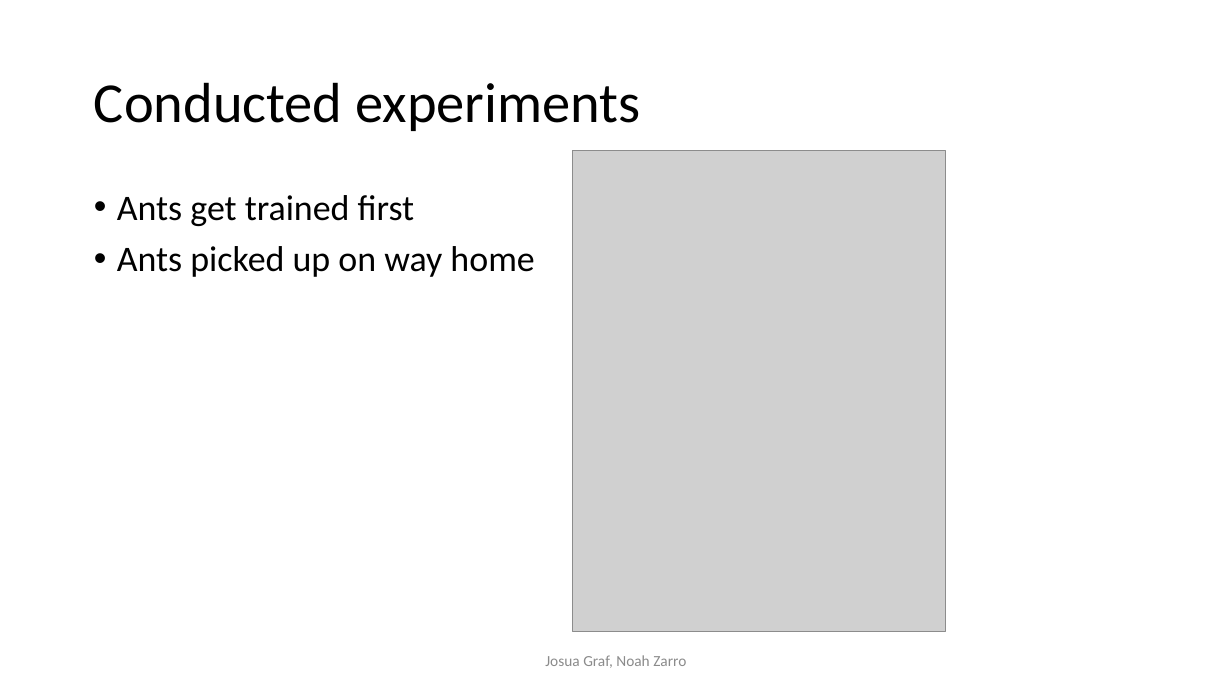
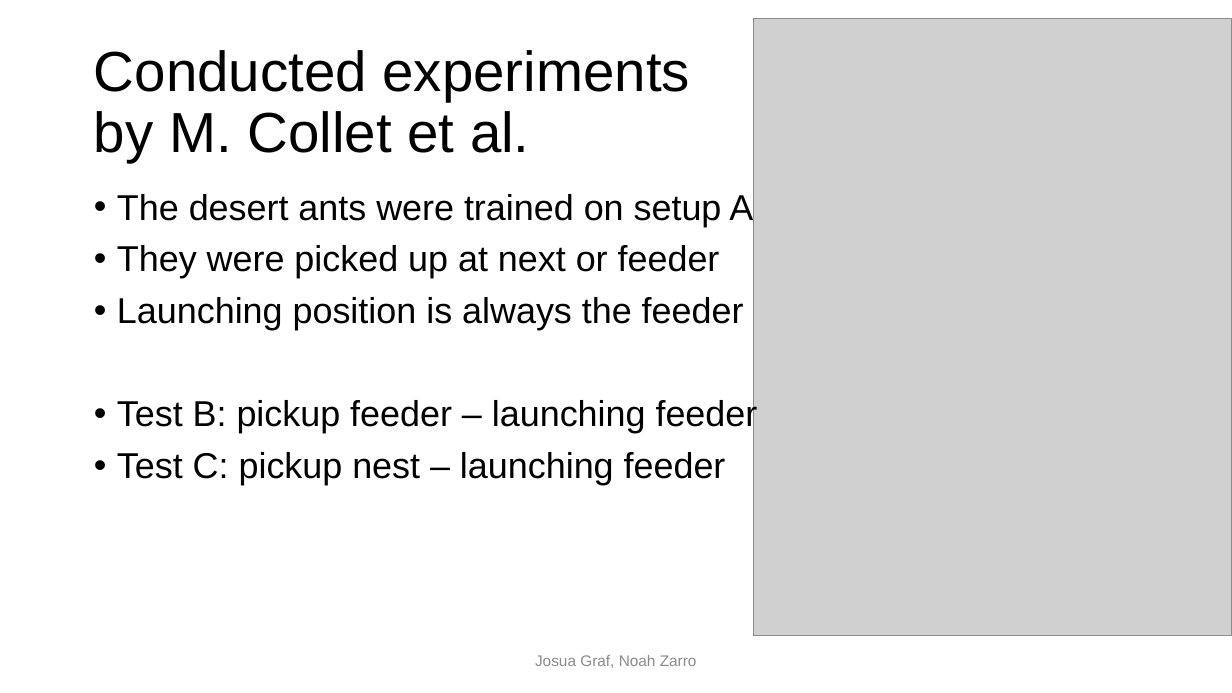
Before and after one commit to noahzarro/project_template, a slide deck: slide 5 of final_presentation/Back to home in desert.pptx (slide 4 before the commit). Drawn at 1232x693 pixels with LibreOffice and Linux fonts; fonts in the diff are those of the drawing; grey boxes stand for pictures; background and template pictures are left out. Boxes give left, top, right and bottom in pixels: in the first picture for what was removed or moved away, otherwise in the second. Text is boxed around its words. In the diff, an @@ line names an element or a change of style, - is before the commit and + after.

```diff
--- a/final_presentation/Back to home in desert.pptx
+++ b/final_presentation/Back to home in desert.pptx
@@ picture: place and size @@
-picture at bbox=[573, 151, 945, 631]
+picture at bbox=[753, 18, 1232, 636]
@@ title at bbox=[94, 50, 690, 163]: text changed; font Calibri to Arial @@
-Conducted experiments
+Conducted experiments
+by M. Collet et al.
@@ text at bbox=[117, 194, 758, 485]: text changed; font Calibri to Arial @@
-• Ants get trained first
-• Ants picked up on way home
+• The desert ants were trained on setup A
+• They were picked up at next or feeder
+• Launching position is always the feeder
+• Test B: pickup feeder – launching feeder
+• Test C: pickup nest – launching feeder
@@ text "Josua Graf, Noah Zarro" at bbox=[535, 655, 697, 668]: font Calibri to Arial @@
```
Also in this commit, not shown: 5 other slides changed, 6 slides added.
